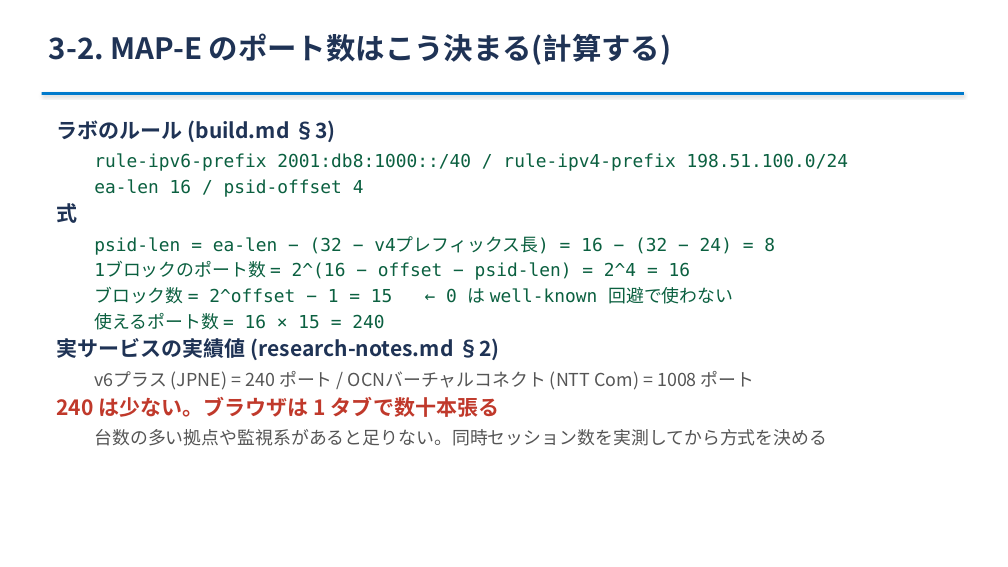
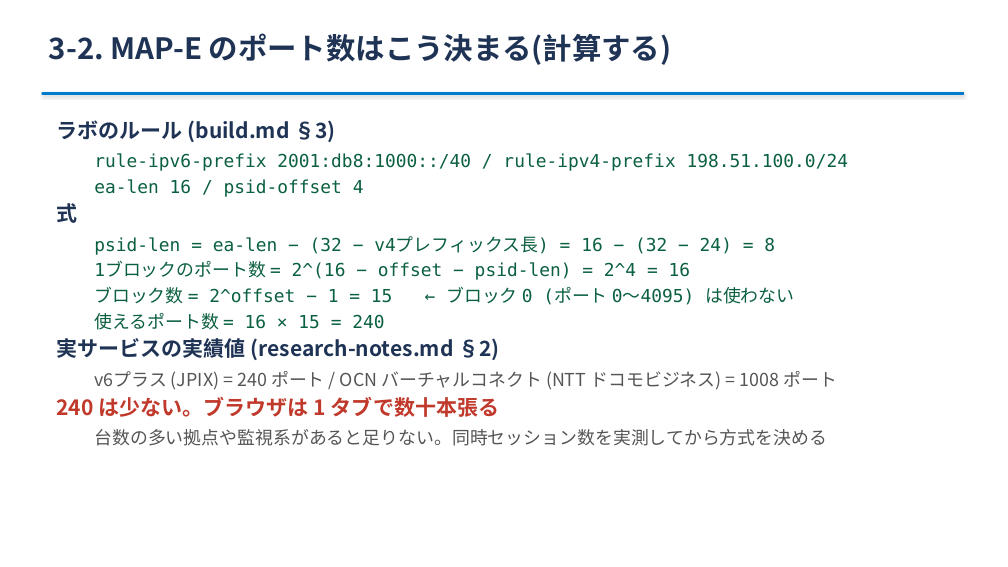
Before and after one commit to ginchankawaii/claude-code-book-template, a slide deck: slide 40 of docs/ipoe-lab/slides/toranomaki.pptx. Drawn at 1008x567 pixels with LibreOffice and Linux fonts; fonts in the diff are those of the drawing. Boxes give left, top, right and bottom in pixels: in the first picture for what was removed or moved away, otherwise in the second. Text is boxed around its words. In the diff, an @@ line names an element or a change of style, - is before the commit and + after.

```diff
--- a/docs/ipoe-lab/slides/toranomaki.pptx
+++ b/docs/ipoe-lab/slides/toranomaki.pptx
@@ text at (94, 287, 794, 305): text changed @@
-  ブロック数 = 2^offset − 1 = 15 ← 0 は well-known 回避で使わない
+  ブロック数 = 2^offset − 1 = 15 ← ブロック 0 (ポート 0〜4095) は使わない
@@ text at (94, 371, 837, 390): text changed @@
-  v6プラス (JPNE) = 240 ポート / OCNバーチャルコネクト (NTT Com) = 1008 ポート
+  v6プラス (JPIX) = 240 ポート / OCN バーチャルコネクト (NTT ドコモビジネス) = 1008 ポート
```
Also in this commit, not shown: 15 other slides changed, 3 other files.
